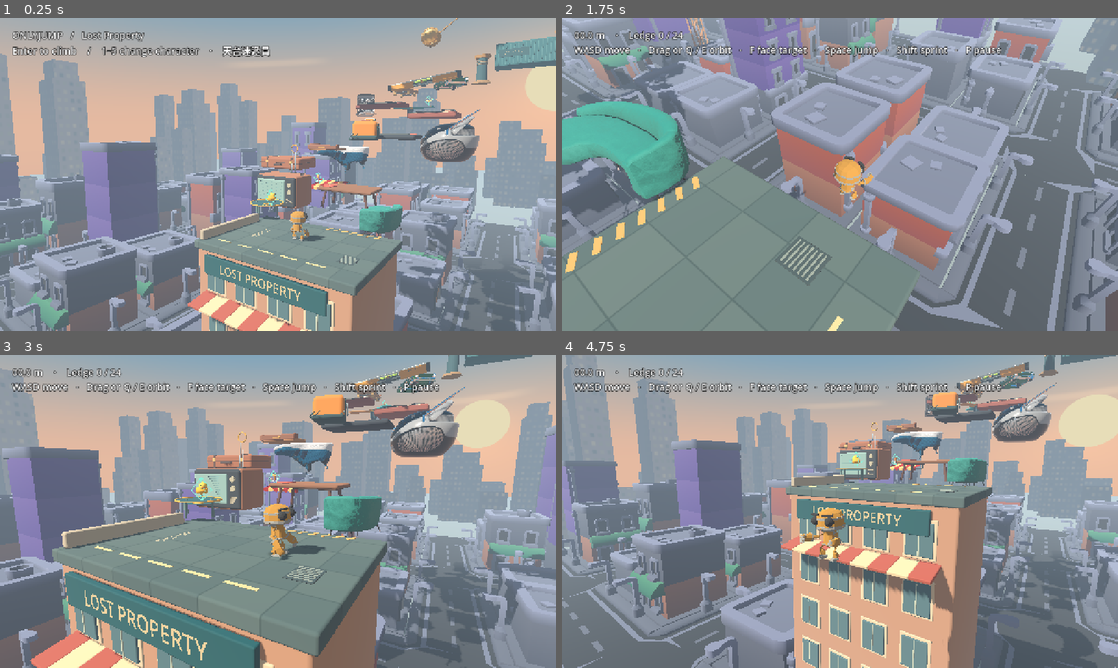
Above: before the commit, frames 1-4 (two rows, left to right).
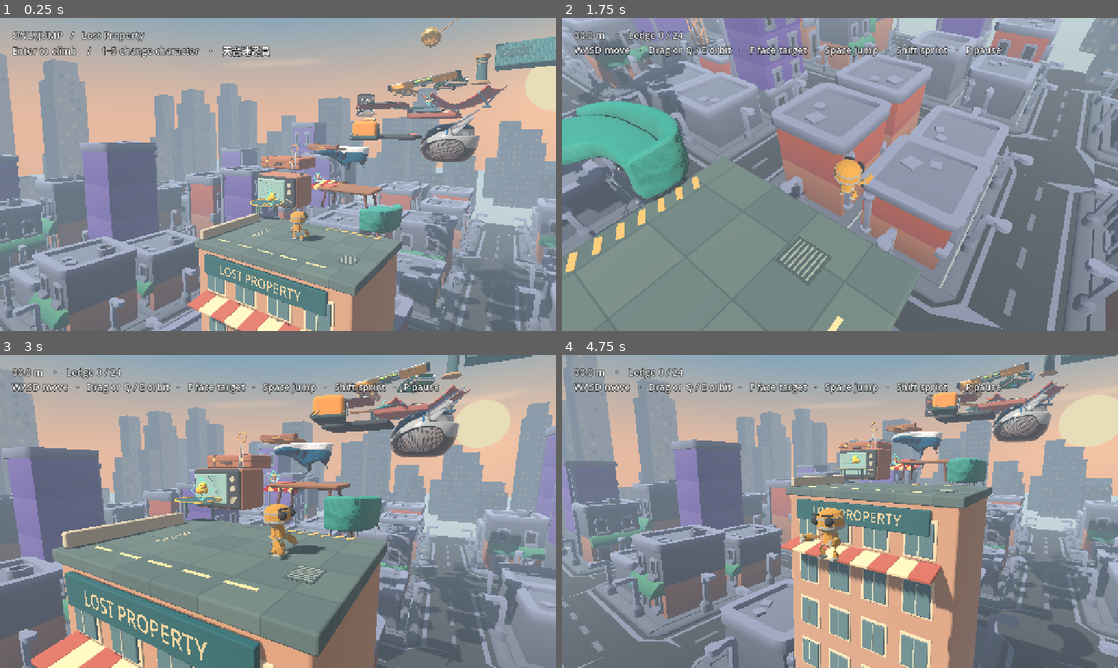
Above: after the commit, the same moments.

Repository: penny323mo/OnlyJump
Game: Godot game, scene res://game/summit.tscn
The game is run twice, just before and just after one commit, with the same random seed, the same clock (stepped at 60 frames per second) and the same inputs.
Inputs (mouse positions are in pixels of both pictures, inside the frame that each line leads up to):
- Up to frame 1 (0.25 s): no input
- Up to frame 2 (1.75 s): tap Enter at 0.5 s; move the mouse to (962, 158) at 0.52 s; hold D 0.53-1.25 s; hold Shift 0.53-1.25 s; click (962, 158) at 0.67 s; tap Space at 0.77 s; drag from (728, 190) to (812, 237) at 1.27 s
- Up to frame 3 (3 s): move the mouse to (333, 442) at 2.02 s; hold D 2.03-2.75 s; hold Shift 2.03-2.75 s; tap Enter at 2.1 s; drag from (250, 574) to (111, 464) at 2.77 s
- Up to frame 4 (4.75 s): move the mouse to (1006, 558) at 3.52 s; hold A 3.53-4.25 s; hold Shift 3.53-4.25 s; tap 5 at 3.6 s; tap Space at 3.77 s; drag from (673, 464) to (756, 433) at 4.27 s

The runs differ from the first frame. In frame 1, 0.5% of the frame differs, in the area x 75-100%, y 21-74%; in frame 2, 0.4%; in frame 3, 0.6%, in the area x 69-95%, y 9-68%; in frame 4, 0.5%.

Commit message:
Catch missed toy-car jumps on a banked stunt track

Diff:
--- a/game/ascent.gd
+++ b/game/ascent.gd
@@ -358,6 +358,7 @@
 	ledge = index
 	art.branches.land(index)
 	match index:
+		Islands.Branches.TRACK: notice="順住橙槽滑，棋盤格起跳返滑板"
 		Islands.Branches.FAN: notice="企穩扇葉，轉到對面先起跳"
 		Islands.Branches.PENDULUM: notice="擺向鋼樑、接近高位就起跳"
 		Islands.Branches.LEVEL: notice="踩低近端，跑到紅刻度起跳"
@@ -428,7 +429,7 @@
 	else:
 		game_camera(delta)
 	hud_clock += delta
-	if player.grab.active or (player.is_on_floor() and move.is_zero_approx()): landing_guide.hide()
+	if player.grab.active or (player.is_on_floor() and move.is_zero_approx() and not player.coasting()): landing_guide.hide()
 	if hud_clock >= 0.06:
 		if phase=="playing" and show_landing_guide and not player.grab.active: landing_guide.refresh(player,move,delta)
 		hud_clock = 0
--- a/game/branch_routes.gd
+++ b/game/branch_routes.gd
@@ -6,6 +6,7 @@
 const SpiritLevel = preload("res://game/spirit_level.gd")
 const LaundryLift = preload("res://game/laundry_lift.gd")
 const TapeMeasure = preload("res://game/tape_measure.gd")
+const ToyTrack = preload("res://game/toy_track.gd")
 const BED := 100
 const DRAWER := 101
 const POLE := 102
@@ -19,8 +20,10 @@
 const CLOCK_CASE := 110
 const LEVEL := 111
 const TAPE := 112
+const TRACK := 113
 # Each branch lists its position, equivalent main-route stage and next stop.
 const STOPS := {
+	TRACK: ["玩具飛車滑道",Vector3(6.05,8.95,-25.30),10,11],
 	TAPE: ["發條捲尺",Vector3(.04,5.49,-7.80),7,9],
 	FAN: ["天台大風扇",Vector3(-.75,7.32,-21.55),9,10],
 	BED: ["迷你彈床",Vector3(-3.70,.67,-2.55),1,3],
@@ -53,6 +56,8 @@
 		var b: StaticBody3D
 		if id in [BED,COIL]:
 			b=SpringPad.new()
+		elif id==TRACK:
+			b=ToyTrack.new()
 		elif id==TAPE:
 			tape=TapeMeasure.new()
 			b=tape
@@ -77,6 +82,8 @@
 		art.add_child(b)
 		b.position=STOPS[id][1]
 		match id:
+			TRACK:
+				(b as ToyTrack).build(art)
 			TAPE:
 				tape.build(art,main[STOPS[id][3]])
 			LEVEL:
--- a/game/climber.gd
+++ b/game/climber.gd
@@ -1,6 +1,7 @@
 extends CharacterBody3D
 
 const SpringPad = preload("res://game/spring_pad.gd")
+const ToyTrack = preload("res://game/toy_track.gd")
 const LedgeGrab = preload("res://game/ledge_grab.gd")
 const COURIER = preload("res://assets/character/courier.glb")
 const WALK_SPEED := 3.65
@@ -27,6 +28,8 @@
 var local_foot := Vector3.ZERO
 var platform_yaw := 0.0
 var spring_pad: SpringPad
+var track: ToyTrack
+var track_velocity := Vector3.ZERO
 var ability := ""
 var ability_time := 0.0
 var jet_armed := false
@@ -116,6 +119,8 @@
 	resume_on_carrier = false
 	detach_on_move = true
 	spring_pad = null
+	track = null
+	track_velocity = Vector3.ZERO
 	stop_stunt()
 	equip("")
 
@@ -144,8 +149,15 @@
 	return get_world_3d().direct_space_state.intersect_ray(query)
 
 func launch_horizontal(horizontal: Vector2, direction: Vector2) -> Vector2:
+	if track and is_on_floor(): horizontal=Vector2(track_velocity.x,track_velocity.z)
 	if is_on_floor() and horizontal.length_squared()<.04: return direction*STANDING_PUSH
 	return horizontal
+
+func takeoff_rise() -> float:
+	return clampf(track_velocity.y,0.,1.65) if track and is_on_floor() else 0.
+
+func coasting() -> bool:
+	return track and is_on_floor() and track_velocity.length_squared()>.64
 
 func fall_speed(vertical: float, gliding: bool, delta: float) -> float:
 	var next:=vertical-GRAVITY*delta
@@ -195,6 +207,7 @@
 	var horizontal := Vector2(velocity.x,velocity.z)
 	if move.length_squared() > .016: aim = move.normalized()
 	var boosted := spring_pad!=null and not spring_pad.loading
+	var sliding := false
 	var air_jump := ability=="double" and extra_jump and not on_floor_before and grace<=0
 	if ability=="hook" and jump_buffer>0 and not on_floor_before and grace<=0:
 		jump_buffer=0
@@ -247,7 +260,7 @@
 		else:
 			var push := tap_direction if move.is_zero_approx() else move
 			horizontal = launch_horizontal(horizontal,push)
-			velocity.y = JUMP_SPEED-.5*GRAVITY*delta
+			velocity.y = JUMP_SPEED+takeoff_rise()-.5*GRAVITY*delta
 		air_speed = horizontal.length()
 		grab.attempt=LedgeGrab.Attempt.JUMP
 		jump_count += 1
@@ -255,16 +268,23 @@
 	elif on_floor_before:
 		# Ground contact below clears this unless the step actually leaves the rim.
 		grab.attempt=LedgeGrab.Attempt.SLIP
-		var target := move*(RUN_SPEED if running else WALK_SPEED)
-		if move.is_zero_approx():
+		var speed_limit:=RUN_SPEED if running else WALK_SPEED
+		velocity.y=0.
+		if track:
+			sliding=true
+			track_velocity=track.slide_step(global_position,track_velocity,get_floor_normal(),move,running,GRAVITY,speed_limit,delta)
+			horizontal=Vector2(track_velocity.x,track_velocity.z)
+			velocity.y=track_velocity.y
+			if move.is_zero_approx() and horizontal.length_squared()>.64: aim=horizontal.normalized()
+		elif move.is_zero_approx():
 			horizontal = Vector2.ZERO
 		else:
+			var target := move*speed_limit
 			var direction := Vector3(move.x,0,move.y).normalized()
 			var support := ground_at(position+direction*(FOOT_RADIUS+.16),.34)
 			if support.is_empty() or support.normal.y<.65:
 				target *= .88 if running else .46
 			horizontal = horizontal.move_toward(target,GROUND_ACCEL*delta)
-		velocity.y = 0
 		air_speed = horizontal.length()
 	else:
 		var gliding:=ability=="glide"
@@ -289,7 +309,11 @@
 		platform_floor_layers=floor_layers
 		detach_on_move=false
 	else:move_and_slide()
-	if not is_on_floor(): standing_platform=null
+	# Uphill tangents have positive Y, which disables automatic floor snap.
+	if sliding and not is_on_floor(): apply_floor_snap()
+	if not is_on_floor():
+		standing_platform=null
+		track=null
 	if pulling:
 		if hook.time_left<=0 or get_slide_collision_count()>0 or hook.chest(self).distance_to(hook.anchor.global_position)<.38:
 			equip("")
@@ -302,6 +326,10 @@
 			var body := contact.get_collider() as Node3D
 			if contact.get_normal().y < .66 or not body or not body.has_meta("ledge"): continue
 			floor_contact=contact
+			if body!=track:
+				track=body as ToyTrack
+				if track:
+					track_velocity=Vector3(horizontal.x,falling_speed,horizontal.y).slide(contact.get_normal()).limit_length(ToyTrack.MAX_SPEED)
 			if move.is_zero_approx() and body.has_meta("mobile_surface"): settle_on_platform(body)
 			else: standing_platform=null
 			var index := int(body.get_meta("ledge"))
@@ -394,6 +422,12 @@
 			animations.play(pose,0.)
 			animations.pause()
 		animations.seek((1.-spring_pad.load_fraction())*.32,true)
+	elif coasting() and move.is_zero_approx():
+		if pose!="Sliding":
+			pose="Sliding"
+			animations.play("Standing",0.)
+			animations.seek(.13,true)
+			animations.pause()
 	elif not is_on_floor():
 		if pose!="Airborne":
 			pose="Airborne"
--- a/game/landing_guide.gd
+++ b/game/landing_guide.gd
@@ -51,7 +51,7 @@
 	moving_support=null
 	if player.spring_pad or player.ability=="jet" or player.hook.time_left>0: return
 	var grounded := player.is_on_floor()
-	if grounded and move.is_zero_approx(): return
+	if grounded and move.is_zero_approx() and not player.coasting(): return
 	var at := player.global_transform
 	var horizontal := Vector2(player.velocity.x,player.velocity.z)
 	var vertical := player.velocity.y
@@ -64,7 +64,7 @@
 		# Air steering still uses the runner's speed relative to the support.
 		var carry := player.get_platform_velocity()
 		horizontal += Vector2(carry.x,carry.z)
-		vertical = player.JUMP_SPEED + .5*player.GRAVITY*tick + carry.y
+		vertical = player.JUMP_SPEED + player.takeoff_rise() + .5*player.GRAVITY*tick + carry.y
 	var ahead:=0.
 	var floor_y:=cos(player.floor_max_angle)
 	for segment in MAX_CASTS:
--- /dev/null
+++ b/game/toy_track.gd
@@ -0,0 +1,86 @@
+extends StaticBody3D
+
+const Props = preload("res://game/props.gd")
+const LENGTH := 6.10
+const SLICES := 32
+const MAX_SPEED := 7.4
+const LANES := [-1.,-.94,-.78,-.5,-.25,0.,.25,.5,.78,.94,1.]
+const THICKNESS := .11
+
+func across_track(t: float) -> Vector3:
+	var exit_turn:=maxf(0.,(t-.48)/.52)
+	return Vector3(-.92*PI*cos(PI*t)-.76+1.8*exit_turn/.52,0,LENGTH).normalized()
+
+func surface(t: float, lane: float) -> Vector3:
+	var dip:=(t-.58)/(.58 if t<.58 else .42)
+	var height:=-1.58+dip*dip*(1.58 if t<.58 else 1.26)
+	var exit_turn:=maxf(0.,(t-.48)/.52)
+	var bend:=-.92*sin(PI*t)-.76*t+.9*exit_turn*exit_turn
+	var width:=lerpf(1.31,.94,smoothstep(.44,.94,t))
+	return Vector3(-LENGTH*t,height,bend)+across_track(t)*(lane*width)+Vector3.UP*(.37*pow(absf(lane),3.))
+
+func panel(mesh: SurfaceTool, a: Vector3, b: Vector3, c: Vector3, d: Vector3, tint: String) -> void:
+	mesh.set_color(Color(tint).srgb_to_linear())
+	mesh.set_normal((c-a).cross(b-a).normalized())
+	for point in [a,b,c,a,c,d]:mesh.add_vertex(point)
+
+func build(art: Props) -> void:
+	var ribbon:=SurfaceTool.new()
+	ribbon.begin(Mesh.PRIMITIVE_TRIANGLES)
+	var plastic:=StandardMaterial3D.new()
+	plastic.vertex_color_use_as_albedo=true
+	plastic.roughness=.46
+	ribbon.set_material(plastic)
+	var under:=Vector3.DOWN*THICKNESS
+	for i in SLICES:
+		var t:=float(i)/SLICES
+		var next:=float(i+1)/SLICES
+		for j in LANES.size()-1:
+			var a:=surface(t,LANES[j])
+			var b:=surface(t,LANES[j+1])
+			var c:=surface(next,LANES[j+1])
+			var d:=surface(next,LANES[j])
+			var tint:="ff852c"
+			if j==0 or j==LANES.size()-2:tint="ffd489"
+			elif i in [26,27]:tint="fff0cf" if (i+j)%2==0 else "264550"
+			panel(ribbon,a,b,c,d,tint)
+			panel(ribbon,d+under,c+under,b+under,a+under,"c65027")
+			if j==0:panel(ribbon,a,d,d+under,a+under,"ec6626")
+			if j==LANES.size()-2:panel(ribbon,c,b,b+under,c+under,"ec6626")
+			if i==0:panel(ribbon,b,a,a+under,b+under,"f49c49")
+			if i==SLICES-1:panel(ribbon,d,c,c+under,d+under,"f49c49")
+	ribbon.index()
+	var mesh:=ribbon.commit()
+	var shell:=MeshInstance3D.new()
+	shell.mesh=mesh
+	add_child(shell)
+	var hit:=CollisionShape3D.new()
+	hit.shape=mesh.create_trimesh_shape()
+	add_child(hit)
+	# Injection-moulded blue trestles clip underneath the orange track.
+	for t: float in [.12,.54,.90]:
+		var left:=surface(t,-.73)+under
+		var right:=surface(t,.73)+under
+		var foot:=(left+right)*.5+Vector3.DOWN*(.90+.35*absf(t-.54))
+		art.tube(self,left,foot-Vector3.RIGHT*.16,.078,"27758c")
+		art.tube(self,right,foot+Vector3.RIGHT*.16,.078,"27758c")
+		art.box(self,foot,Vector3(.75,.13,1.12),"225d77",.05)
+		for lane: float in [-1.,1.]:
+			var clasp:=art.box(self,surface(t,lane)+Vector3.DOWN*.105,Vector3(.22,.18,.12),"337d95",.035)
+			clasp.rotation.y=atan2(surface(t+.001,lane).z-surface(t,lane).z,.001*LENGTH)
+
+# Project gravity and steering onto the actual face under the runner. The
+# speed at the lip comes from the descent and the player's push.
+func slide_step(foot: Vector3, current: Vector3, normal: Vector3, move: Vector2, run: bool, gravity: float, top_speed: float, delta: float) -> Vector3:
+	var along:=current.slide(normal)
+	along+=Vector3.DOWN.slide(normal)*gravity*delta
+	along=along.move_toward(Vector3.ZERO,1.05*delta)
+	# The moulded channel resists sideways skid more than downhill travel.
+	var t:=clampf(-to_local(foot).x/LENGTH,0.,1.)
+	var front:=across_track(t).cross(normal).normalized()
+	var crosswise:=along-front*along.dot(front)
+	along-=crosswise.limit_length(7.*delta)
+	if not move.is_zero_approx():
+		var toward:=Vector3(move.x,0,move.y).slide(normal).normalized()
+		along=along.move_toward(toward*top_speed*move.length(),(15. if run else 11.)*delta*move.length())
+	return along.limit_length(MAX_SPEED)
--- /dev/null
+++ b/tests/toy_track.gd
@@ -0,0 +1,70 @@
+extends "res://tests/branches.gd"
+
+func jump_from_board(angle: float, expected: int) -> bool:
+	await start_on(11)
+	var stick:=Vector2(1.,angle).normalized()*.83
+	game.web_command(["sprint",true])
+	game.web_command(["stick",stick.x,stick.y])
+	await frames(11)
+	game.web_command(["jump"])
+	await frames(4)
+	game.web_command(["stick",0,0])
+	game.web_command(["sprint",false])
+	return await reach_floor(expected)
+
+func run() -> void:
+	game=Game.new()
+	game.record_path=course_test_save
+	root.add_child(game)
+	game.best=100
+	game.muted=true
+	var player:=game.player
+	if not await jump_from_board(0.,12):return
+	if not await jump_from_board(.6,0):return
+	if not await jump_from_board(-.48,B.TRACK):return
+	var track:=player.track
+	if not check(track!=null and game.falls==1 and player.jump_count==1,"missed the car and landed on the track"):return
+	# Check the physical surface on both grades and both banks of the trough.
+	for t: float in [.23,.58,.84]:
+		for lane: float in [-.8,0.,.8]:
+			var point:=track.to_global(track.surface(t,lane))
+			var hit:=player.ground_at(point+Vector3.UP*.10,.45)
+			if not check(hit.get("collider")==track and absf(hit.position.y-point.y)<.025,"solid curved surface under the painted track"):return
+	var caught:=player.position
+	await frames(12)
+	if not check(player.coasting() and caught.distance_to(player.position)>.45 and player.position.y<caught.y-.10 and player.pose=="Sliding","released stick preserves a downhill slide"):return
+	var coast:=player.position
+	var speed:=player.track_velocity
+	game.toggle_pause()
+	await frames(20)
+	if not check(player.position.is_equal_approx(coast) and player.track_velocity.is_equal_approx(speed),"pause freezes the slide"):return
+	game.toggle_pause()
+	game.web_command(["sprint",true])
+	var steer:=Vector2(-1.,.9).normalized()
+	game.web_command(["stick",steer.x,steer.y])
+	for tick in 100:
+		await frames(1)
+		if player.position.x<=1.22 or not player.track:break
+	if not check(player.track==track and player.takeoff_rise()>.65 and player.jump_count==1,"steer up the curve without an automatic jump"):return
+	game.web_command(["stick",0,0])
+	game.landing_guide.refresh(player,Vector2.ZERO,1./60)
+	if not check(game.landing_guide.visible,"coasting takeoff has a forecast"):return
+	var mark:=game.landing_guide.global_position
+	game.web_command(["jump"])
+	await frames(2)
+	if not check(not player.is_on_floor() and player.track==null and player.velocity.y>player.JUMP_SPEED,"manual launch keeps uphill momentum"):return
+	if not await reach_floor(11):return
+	if not check(player.position.distance_to(mark)<.38 and game.falls==1 and player.jump_count==2 and player.ability=="","real landing matches the forecast and recovers one stage"):return
+	print("track catch ",caught," coast ",coast," predicted ",mark," board ",player.position)
+	if not await jump_from_board(-.48,B.TRACK):return
+	steer=Vector2(-player.track_velocity.x,-player.track_velocity.z).normalized()
+	game.web_command(["stick",steer.x,steer.y])
+	await frames(12)
+	if not check(player.track==track and player.track_velocity.length()<speed.length()-.45,"countersteering brakes a skid on the same entry"):return
+	game.start_run()
+	await frames(8)
+	if not check(player.track==null and not player.coasting() and player.jump_count==0,"restart releases the slide"):return
+	print("PASS toy track banks, coasting, braking, manual ramp jump, forecast and selective recovery")
+	game.free()
+	DirAccess.remove_absolute(course_test_save)
+	quit()
Not shown, added: game/toy_track.gd.uid
Not shown, changed: scripts/export-web.sh
Not shown, added: web/toy-track.mp4
